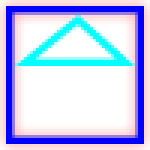
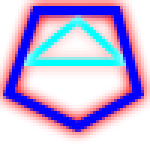
Comparing the layer stacks of the two (150, 150) images. Changes:
added layer "Shape 3" above "Shape 2" over [3, 6, 144, 132]
hid "Shape 1" over [6, 6, 144, 144]
